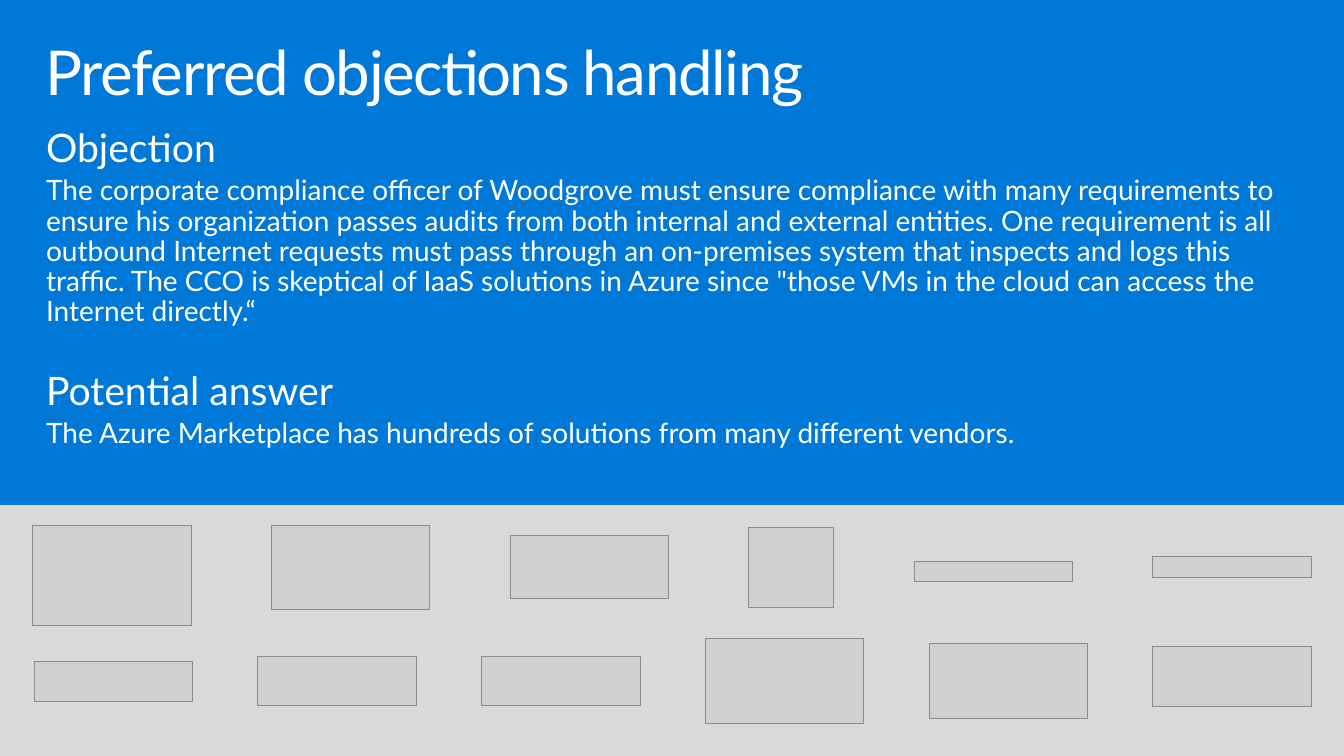
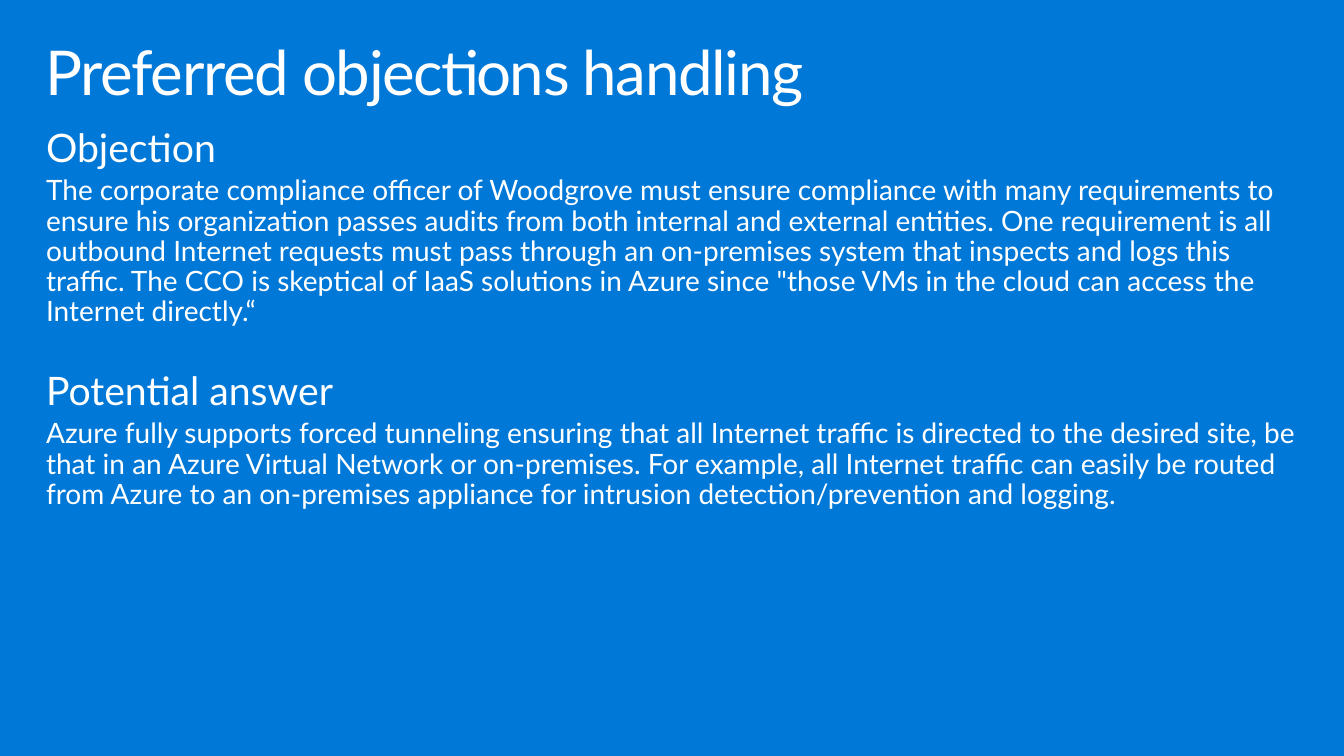
Before and after one commit to yashmadan123/MCW-Enterprise-class-networking, a slide deck: slide 35 of Whiteboard design session/WDS trainer presentation - Enterprise-class networking in Azure.pptx. Drawn at 1344x756 pixels with LibreOffice and Linux fonts; fonts in the diff are those of the drawing; grey boxes stand for pictures. Boxes give left, top, right and bottom in pixels: in the first picture for what was removed or moved away, otherwise in the second. Text is boxed around its words. In the diff, an @@ line names an element or a change of style, - is before the commit and + after.

```diff
--- a/Whiteboard design session/WDS trainer presentation - Enterprise-class networking in Azure.pptx
+++ b/Whiteboard design session/WDS trainer presentation - Enterprise-class networking in Azure.pptx
@@ text at (46, 422, 1294, 509): text changed @@
-The Azure Marketplace has hundreds of solutions from many different vendors.
+Azure fully supports forced tunneling ensuring that all Internet traffic is directed to the desired site, be that in an Azure Virtual Network or on-premises. For example, all Internet traffic can easily be routed from Azure to an on-premises appliance for intrusion detection/prevention and logging.
@@ group removed at (0, 505, 1344, 756): 12 pictures, 1 rectangle @@
```
Also in this commit, not shown: 8 other slides changed, 1 slide removed, 6 other files.
